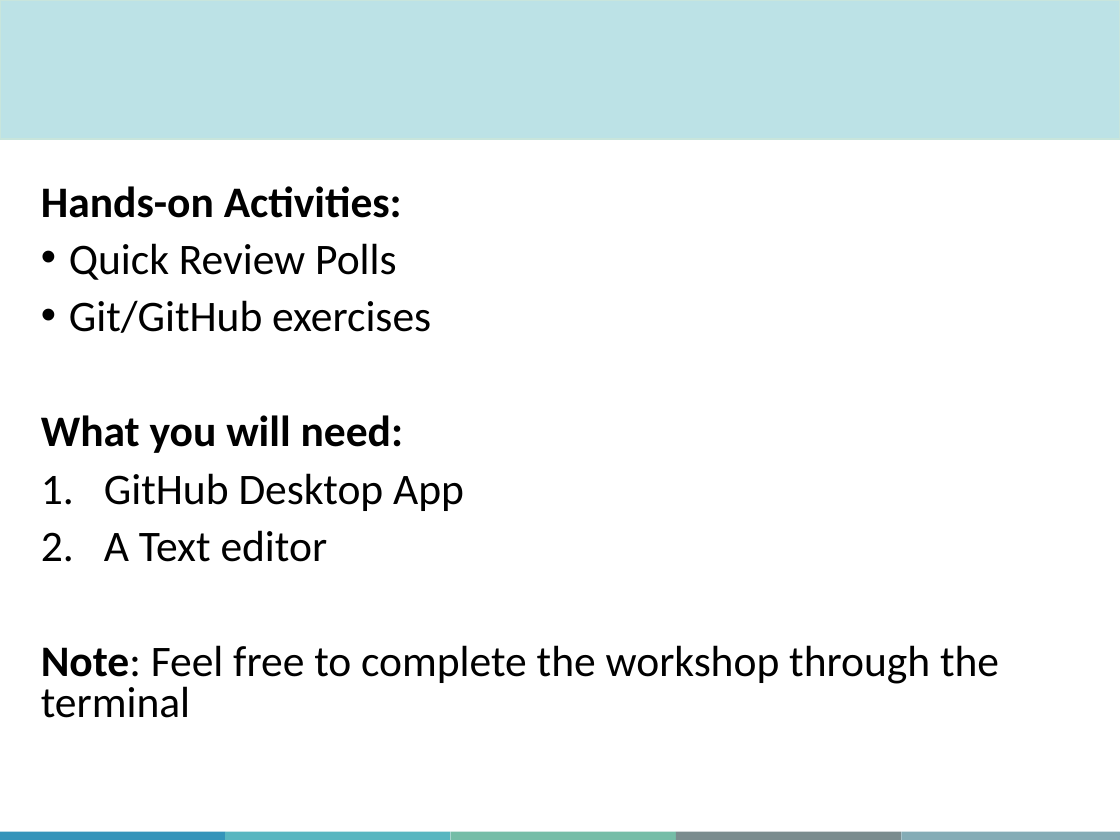
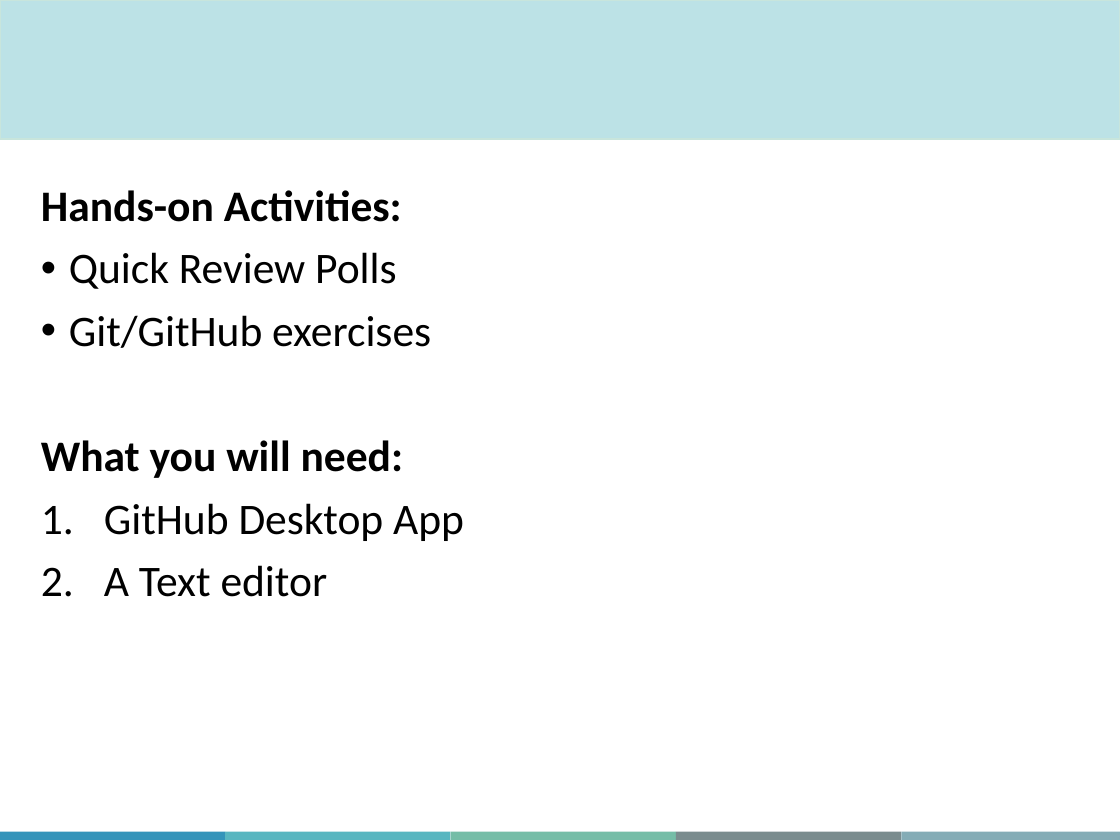
Before and after one commit to aosakwe/MiCM_IntroToGitHub, a slide deck: slide 4 of Slides/MiCM_GitHub_Workshop.pptx. Drawn at 1120x840 pixels with LibreOffice and Linux fonts; fonts in the diff are those of the drawing; background and template pictures are left out. Boxes give left, top, right and bottom in pixels: in the first picture for what was removed or moved away, otherwise in the second. Text is boxed around its words. In the diff, an @@ line names an element or a change of style, - is before the commit and + after.

```diff
--- a/Slides/MiCM_GitHub_Workshop.pptx
+++ b/Slides/MiCM_GitHub_Workshop.pptx
@@ text "Hands-on Activities:" at <box>41,190,464,597</box>: line spacing 0.8 to 0.9 @@
@@ text at <box>41,645,999,718</box>: paragraph removed @@
-Note: Feel free to complete the workshop through the terminal
```
Also in this commit, not shown: 3 other slides changed, 6 other files.
